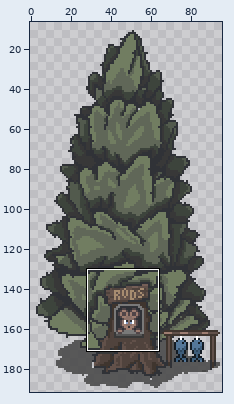
Pixel-art file, stored at Assets/Sprites/TreeStore.aseprite. Above, an overview of the earlier version with the close-up marked.
Close-up. First the earlier version:
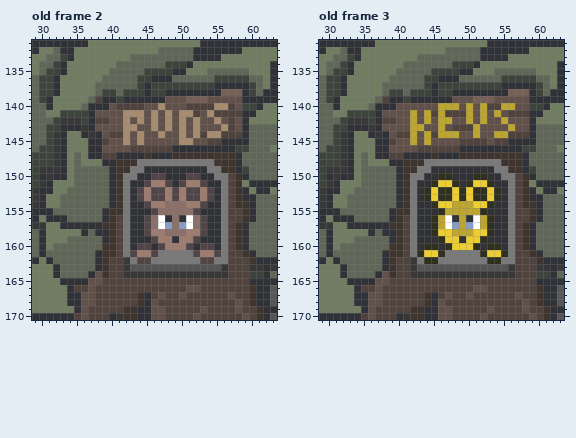
96x192 pixels, 3 frames. Shown: old frame 2: x 29..63, y 131..170; old frame 3: x 29..63, y 131..170. The wide view leaves out empty margins.
After:
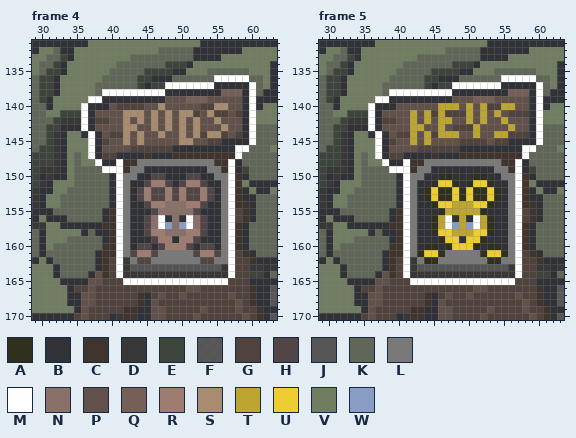
Palette (. is transparent): A #30301e  B #303237  C #3f352e  D #383838  E #3d443c  F #464646dd  G #50433d  H #514548  J #555555  K #606758  L #797979  M #ffffff  N #8a7068  P #62514a  Q #755f57  R #9e7d70  S #a78c70  T #bda531  U #edce32  V #717d61  W #889dc4
A new or re-ordered frame is compared with the old frame closest to it.
From old to new:
frames 3 -> 5
Frame 4 is new; against old frame 2, layer "Shop":
y 136: x 55..59 EEEEE -> MMMMM
y 137: x 48..54 EEEEEEE -> MMMMMMM; x 60 E -> M
y 138: x 39..47 EEKEEEBEE -> MMMMMMMMM; x 60 E -> M
y 139: x 37..38 KG -> MM; x 41 E -> B; x 60 B -> M
y 140: x 36 K -> M; x 51..52 GG -> PP; x 57 G -> P; x 59..60 EE -> BM
y 141: x 36 E -> M; x 57 G -> P; x 60 B -> M
y 142: x 36 E -> M; x 57 G -> P; x 60 V -> M
y 143: x 36 D -> M; x 57 G -> P; x 60 K -> M
y 144: x 37 D -> M; x 57 G -> P; x 60 K -> M
y 145: x 37 B -> M; x 60 K -> M
y 146: x 37 B -> M; x 58..59 EE -> MM
y 147: x 37 B -> M; x 58 B -> M
y 148: x 38 V -> M; x 41 C -> M; x 57 C -> M
y 149: x 39..41 KBC -> MMM; x 57 C -> M
y 150..155: x 41 C -> M; x 57 G -> M
y 156..164: x 41 G -> M; x 57 G -> M
y 165: x 42..56 GGGGGGGGGGGGGGG -> MMMMMMMMMMMMMMM
Frame 5 is new; against old frame 3, layer "Shop":
y 136: x 55..59 EEEEE -> MMMMM
y 137: x 48..54 EEEEEEE -> MMMMMMM; x 60 E -> M
y 138: x 39..47 EEKEEEBEE -> MMMMMMMMM; x 60 E -> M
y 139: x 37..38 KG -> MM; x 41 E -> B; x 60 B -> M
y 140: x 36 K -> M; x 59..60 EE -> BM
y 141: x 36 E -> M; x 60 B -> M
y 142: x 36 E -> M; x 60 V -> M
y 143: x 36 D -> M; x 60 K -> M
y 144: x 37 D -> M; x 60 K -> M
y 145: x 37 B -> M; x 60 K -> M
y 146: x 37 B -> M; x 58..59 EE -> MM
y 147: x 37 B -> M; x 58 B -> M
y 148: x 38 V -> M; x 41 C -> M; x 57 C -> M
y 149: x 39..41 KBC -> MMM; x 57 C -> M
y 150..155: x 41 C -> M; x 57 G -> M
y 156..164: x 41 G -> M; x 57 G -> M
y 165: x 42..56 GGGGGGGGGGGGGGG -> MMMMMMMMMMMMMMM
Changed places in both close-ups, as pixel boxes (x1, y1, x2, y2):
changed: (81, 75, 256, 285)
changed: (368, 75, 543, 285)
